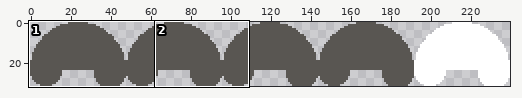
One commit to this sprite sheet: sprites/MiniBoss.png. Above, an overview of the earlier version with the close-up marked.
Close-up. Before:
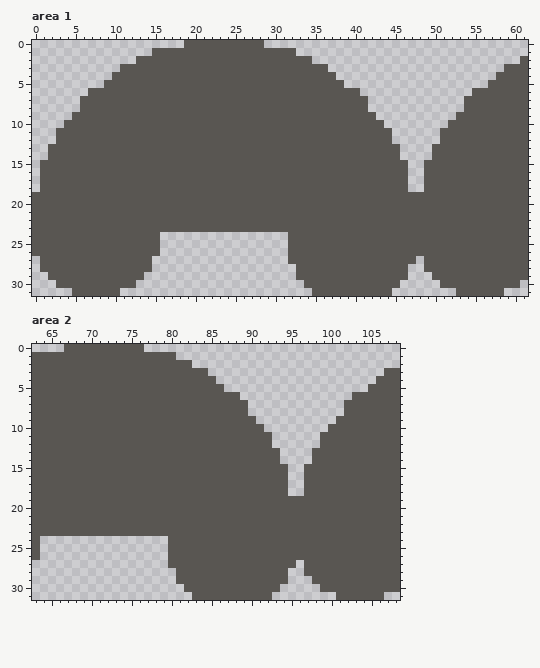
The file is 240x32 pixels. Shown: area 1: x 0..61, y 0..31; area 2: x 63..108, y 0..31. The commit also changed other parts of the picture, which this record leaves out.
The same view after the edit:
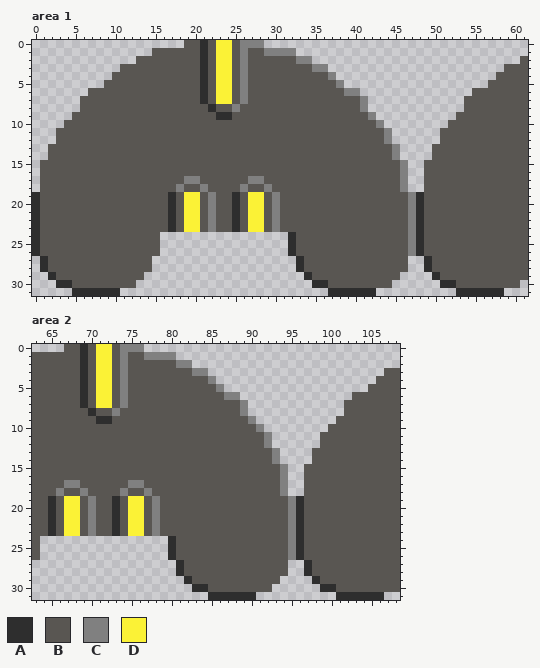
Palette (. is transparent): A #2e2e2e  B #595652  C #808080  D #fbf236
Edits made:
Changed rows in their new state; - is an unchanged pixel.
Area 1:
first column x 0:
 0 ---------------------A-DD-CCC------------------------------
 1 ---------------------A-DD-C--CCCC--------------------------
 2 ---------------------A-DD-C------CC------------------------
 3 ---------------------A-DD-C--------CC----------------------
 4 ---------------------A-DD-C----------C---------------------
 5 ---------------------A-DD-C-----------C--------------------
 6 ---------------------A-DD-C------------CC------------------
 7 ---------------------A-DD-C--------------C-----------------
 8 ----------------------A--C---------------C-----------------
 9 -----------------------AA-----------------C----------------
10 -------------------------------------------C---------------
11 --------------------------------------------C--------------
12 --------------------------------------------C--------------
13 ---------------------------------------------C-------------
14 ---------------------------------------------C-------------
15 ----------------------------------------------C------------
16 ----------------------------------------------C------------
17 -------------------CC------CC-----------------C------------
18 ------------------C--C----C--C----------------C------------
19 A----------------A-DD-C--A-DD-C----------------CA----------
20 A----------------A-DD-C--A-DD-C----------------CA----------
21 A----------------A-DD-C--A-DD-C----------------CA----------
22 A----------------A-DD-C--A-DD-C----------------CA----------
23 A----------------A-DD-C--A-DD-C----------------CA----------
24 A-------------------------------A--------------CA----------
25 A-------------------------------A--------------CA----------
26 A-------------------------------A--------------CA----------
27 -A------------------------------.A-------------.-A---------
28 -A-------------------------------A---------------A---------
29 --A------------------------------.A-----------.---A--------
30 ---AA-----------------------------.AA--------.-----AA------
31 -----AAAAAA------------------------..AAAAAA..--------AAAAAA
Area 2:
first column x 65:
 0 ----A-DD-CCC------------------------------
 1 ----A-DD-C--CCCC--------------------------
 2 ----A-DD-C------CC------------------------
 3 ----A-DD-C--------CC----------------------
 4 ----A-DD-C----------C---------------------
 5 ----A-DD-C-----------C--------------------
 6 ----A-DD-C------------CC------------------
 7 ----A-DD-C--------------C-----------------
 8 -----A--C---------------C-----------------
 9 ------AA-----------------C----------------
10 --------------------------C---------------
11 ---------------------------C--------------
12 ---------------------------C--------------
13 ----------------------------C-------------
14 ----------------------------C-------------
15 -----------------------------C------------
16 -----------------------------C------------
17 --CC------CC-----------------C------------
18 -C--C----C--C----------------C------------
19 A-DD-C--A-DD-C----------------CA----------
20 A-DD-C--A-DD-C----------------CA----------
21 A-DD-C--A-DD-C----------------CA----------
22 A-DD-C--A-DD-C----------------CA----------
23 A-DD-C--A-DD-C----------------CA----------
24 ---------------A--------------CA----------
25 ---------------A--------------CA----------
26 ---------------A--------------CA----------
27 ---------------.A-------------.-A---------
28 ----------------A---------------A---------
29 ----------------.A-----------.---A--------
30 -----------------.AA--------.-----AA------
31 ------------------..AAAAAA..--------AAAAAA
Pixel boxes of the changes (left, top, right, bottom) in both close-ups:
changed: (168, 40, 504, 296)
changed: (32, 192, 120, 296)
changed: (48, 344, 384, 600)
